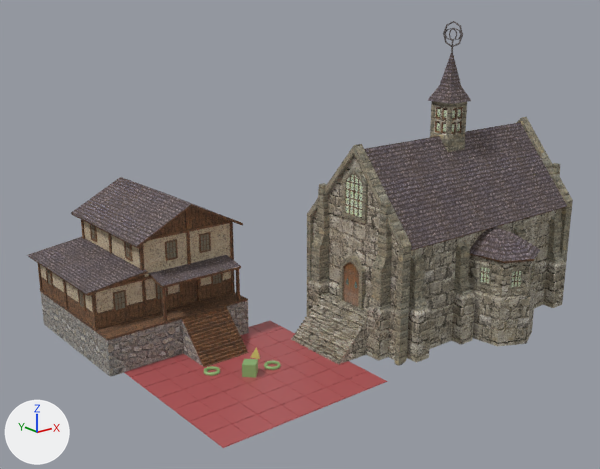
An edit to the glTF model assets/level/level.gltf, drawn before and after from the same camera.
One viewpoint serves both versions: a camera (50 mm lens) standing at (-31.3, -44.9, 27.7) and looking at (9.1, 5.7, 7.5). The axes (+X, +Y, +Z) are drawn at lower left. The lights are the same throughout. Where no turn or scale is listed for an object, it has been applied to the vertices.

Names of what the first picture shows: 'Cathedral01', 'CathedralAddon', 'Cube', 'Floor', 'House02', 'Pyramid', 'Torus', 'Torus.001'.
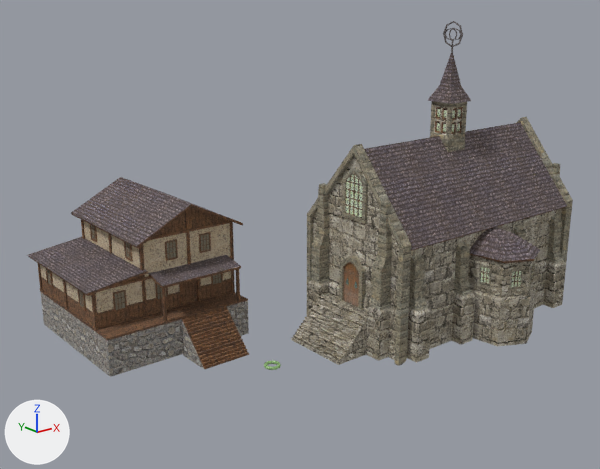
Pixel boxes (x1, y1, x2, y2) of what changed, in the pictures (600 x 469 px):
'Floor', deleted (brown): before (124, 321, 387, 448)
'Cube', deleted: before (242, 359, 258, 378)
'Torus.001', deleted: before (203, 366, 220, 376)
'Torus', surface changed, recoloured: (264, 360, 281, 370) in both
'Pyramid', deleted: before (250, 347, 260, 359)

The change, as a list of edits to the scene's bpy script:
```text
Change mat_material:
    mat_material.texture: img_floor -> img_untitled
Change me_torus:
    where me_torus.from_pydata(...)  # 576 vertices, 1152 faces; spans x -0.625..0.625, y -0.625..0.625, z 0.0..0.25
    remove me_torus.materials.append(mat_material_002)  # picture img_untitled_001
    add me_torus.materials.append(mat_material)  # picture img_untitled
Remove ob_floor:
    ob_floor = bpy.data.objects.new('Floor', me_plane)
    ob_floor.location = (-6.0, 6.0, 0.0)
Remove ob_cube:
    ob_cube = bpy.data.objects.new('Cube', me_cube)
    ob_cube.location = (0.0, 0.0, 0.0)
Remove ob_pyramid:
    ob_pyramid = bpy.data.objects.new('Pyramid', me_cone)
    ob_pyramid.location = (2.0, 2.0, 0.0)
Remove ob_torus_001:
    ob_torus_001 = bpy.data.objects.new('Torus.001', me_torus)
    ob_torus_001.parent = ob_collection_003
    ob_torus_001.location = (0.0, 0.0, 0.0)
```
